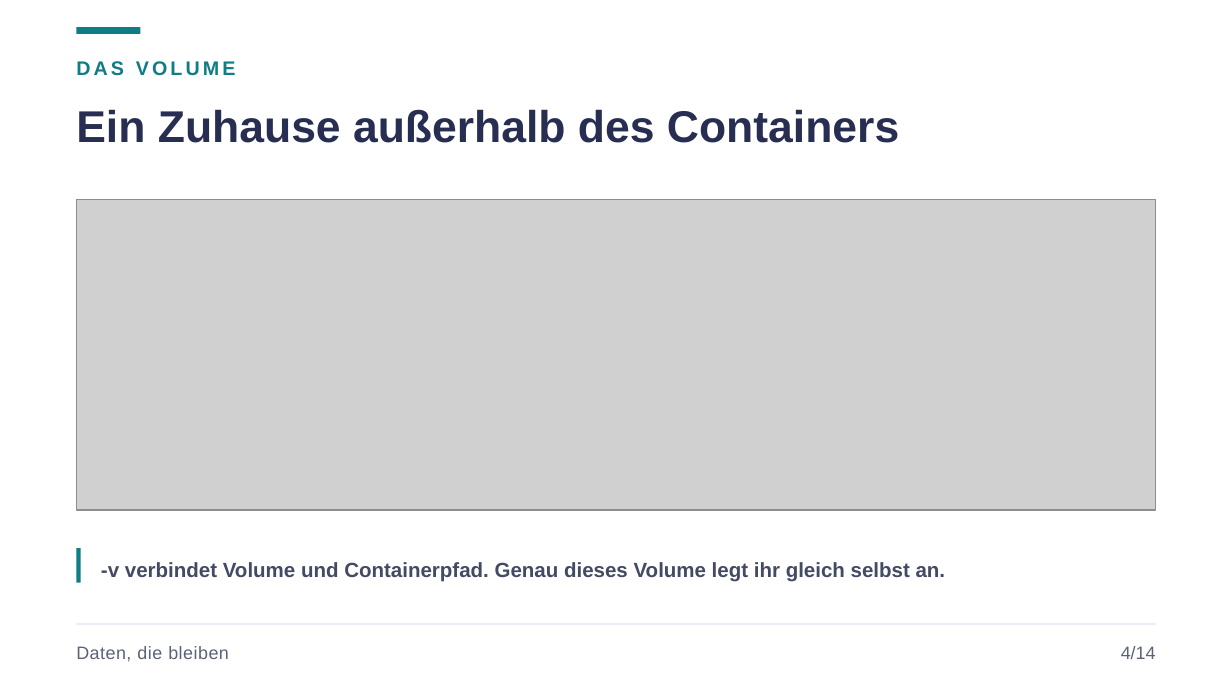
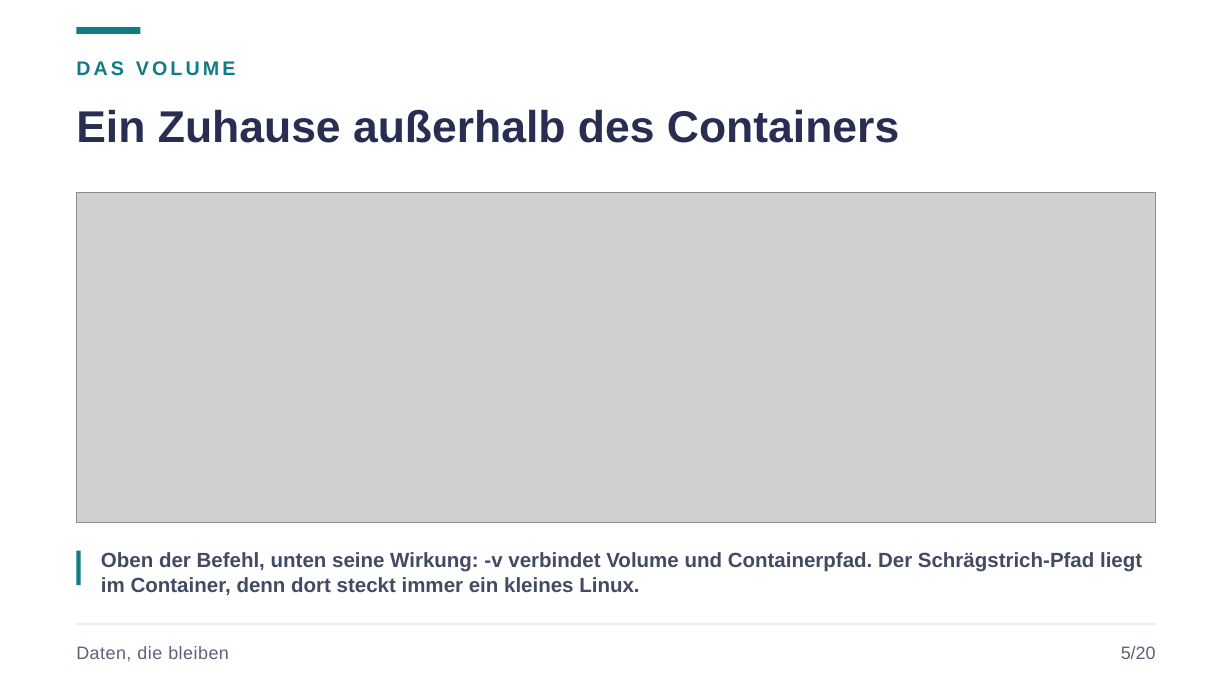
Before and after one commit to JacobMenge/kurs-unterlagen, a slide deck: slide 7 of folien/06-docker-aufbau.pptx (slide 6 before the commit). Drawn at 1232x693 pixels with LibreOffice and Linux fonts; fonts in the diff are those of the drawing; grey boxes stand for pictures. Boxes give left, top, right and bottom in pixels: in the first picture for what was removed or moved away, otherwise in the second. Text is boxed around its words. In the diff, an @@ line names an element or a change of style, - is before the commit and + after.

```diff
--- a/folien/06-docker-aufbau.pptx
+++ b/folien/06-docker-aufbau.pptx
@@ picture: place and size @@
-picture at [76, 200, 1156, 510]
+picture at [76, 192, 1156, 522]
@@ text at [101, 552, 1142, 595]: text changed @@
--v verbindet Volume und Containerpfad. Genau dieses Volume legt ihr gleich selbst an.
+Oben der Befehl, unten seine Wirkung: -v verbindet Volume und Containerpfad. Der Schrägstrich-Pfad liegt im Container, denn dort steckt immer ein kleines Linux.
@@ text at [1121, 646, 1156, 659]: text changed @@
-4/14
+5/20
```
Also in this commit, not shown: 13 other slides changed, 6 slides added, 29 other files.
